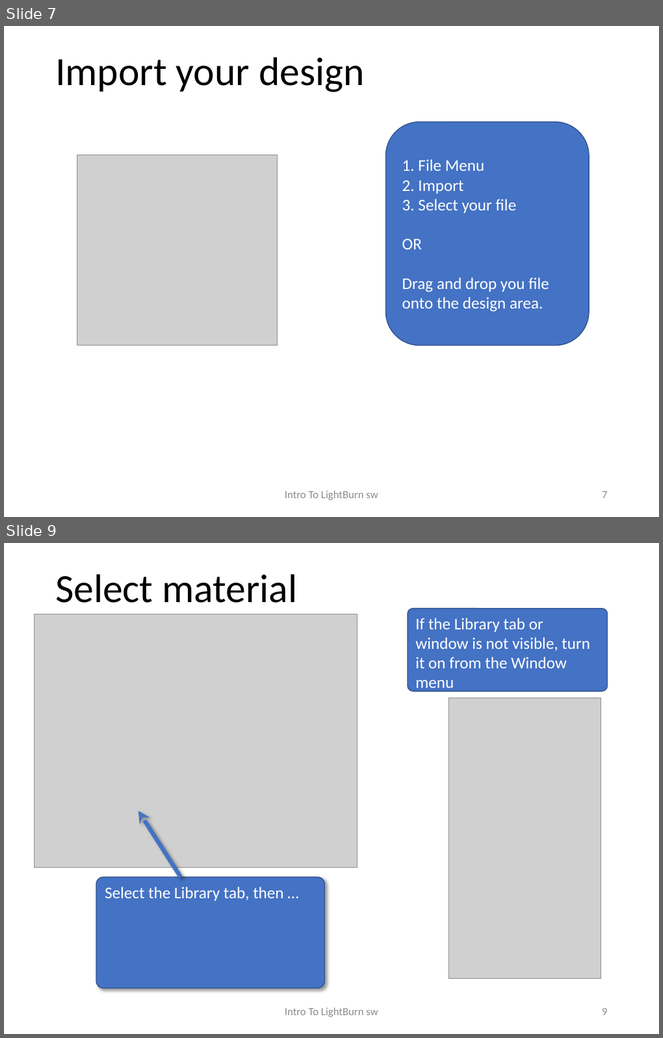
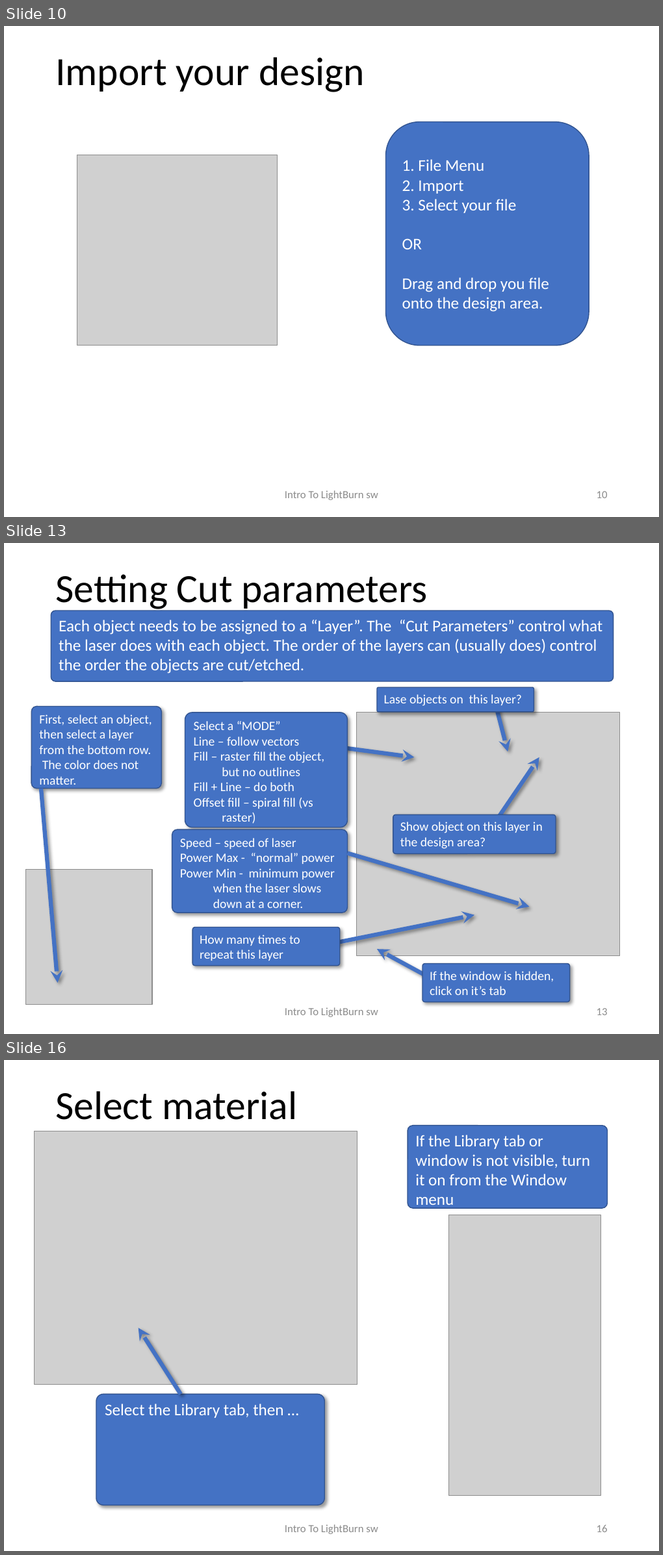
Before and after one commit to BainbridgeArtisanResourceNetwork/ETA-Documents, a slide deck: Intro to LightBurn.pptx. Shown one above the other, each under a label of ours: slides 7 and 9 before the commit, slides 10, 13 and 16 after it; the slides between them are not shown. The pictures are 663x1038 and 663x1555 pixels, drawn with LibreOffice and Linux fonts; fonts in the diff are those of the drawing; grey boxes stand for pictures. Boxes give left, top, right and bottom in pixels: in the first picture for what was removed or moved away, otherwise in the second. Text is boxed around its words. In the diff, an @@ line names an element or a change of style, - is before the commit and + after.

```diff
--- a/Intro to LightBurn.pptx
+++ b/Intro to LightBurn.pptx
@@ slide 13 added at (x1=4, y1=543, x2=659, y2=1034), background #FFFFFF @@
@@ title added at (x1=55, y1=574, x2=428, y2=612), 44 pt, text #000000 @@
+Setting Cut parameters
@@ rounded rectangle added at (x1=51, y1=611, x2=614, y2=681), fill #4472C4, outline #325491 1 pt, 18 pt, text #FFFFFF @@
+Each object needs to be assigned to a “Layer”. The “Cut Parameters” control what the laser does with each object. The order of the layers can (usually does) control the order the objects are cut/etched.
@@ rounded rectangle added at (x1=377, y1=687, x2=533, y2=711), fill #4472C4, outline #325491 1 pt, 14 pt, text #FFFFFF @@
+Lase objects on this layer?
@@ rounded rectangle added at (x1=31, y1=706, x2=161, y2=788), fill #4472C4, outline #325491 1 pt, 14 pt, text #FFFFFF @@
+First, select an object, then select a layer from the bottom row. The color does not matter.
@@ rounded rectangle added at (x1=185, y1=713, x2=347, y2=828), fill #4472C4, outline #325491 1 pt, 14 pt, text #FFFFFF @@
+Select a “MODE”
+Line – follow vectors
+Fill – raster fill the object, but no outlines
+Fill + Line – do both
+Offset fill – spiral fill (vs raster)
@@ picture added at (x1=356, y1=713, x2=620, y2=956) @@
@@ arrow added from (496, 706) to (508, 752), #4472C4 4.5 pt @@
@@ arrow added from (340, 747) to (414, 757), #4472C4 4.5 pt @@
@@ arrow added from (496, 821) to (540, 757), #4472C4 4.5 pt @@
@@ arrow added from (41, 789) to (58, 983), #4472C4 4.5 pt @@
@@ rounded rectangle added at (x1=393, y1=815, x2=556, y2=854), fill #4472C4, outline #325491 1 pt, 14 pt, text #FFFFFF @@
+Show object on this layer in the design area?
@@ rounded rectangle added at (x1=172, y1=830, x2=348, y2=913), fill #4472C4, outline #325491 1 pt, 14 pt, text #FFFFFF @@
+Speed – speed of laser
+Power Max - “normal” power
+Power Min - minimum power when the laser slows down at a corner.
@@ arrow added from (347, 854) to (529, 907), #4472C4 4.5 pt @@
@@ picture added at (x1=25, y1=870, x2=152, y2=1005) @@
@@ rounded rectangle added at (x1=192, y1=928, x2=340, y2=966), fill #4472C4, outline #325491 1 pt, 14 pt, text #FFFFFF @@
+How many times to repeat this layer
@@ arrow added from (332, 944) to (475, 915), #4472C4 4.5 pt @@
@@ arrow added from (429, 978) to (377, 949), #4472C4 4.5 pt @@
@@ rounded rectangle added at (x1=423, y1=964, x2=570, y2=1003), fill #4472C4, outline #325491 1 pt, 14 pt, text #FFFFFF @@
+If the window is hidden, click on it’s tab
@@ text added at (x1=285, y1=1008, x2=378, y2=1017), 12 pt, text #8C8C8C @@
+Intro To LightBurn sw
@@ page number added at (x1=597, y1=1008, x2=608, y2=1016), 12 pt, text #8C8C8C @@
+13
@@ what was slide 7 is now slide 10 @@
@@ page number at (x1=597, y1=491, x2=608, y2=499): text changed @@
-7
+10
@@ what was slide 9 is now slide 16 @@
@@ page number at (x1=597, y1=1525, x2=608, y2=1533): text changed @@
-9
+16
```
Also in this commit, not shown: 3 slides changed, 6 other slides added, 1 slide removed, 1 other file.
